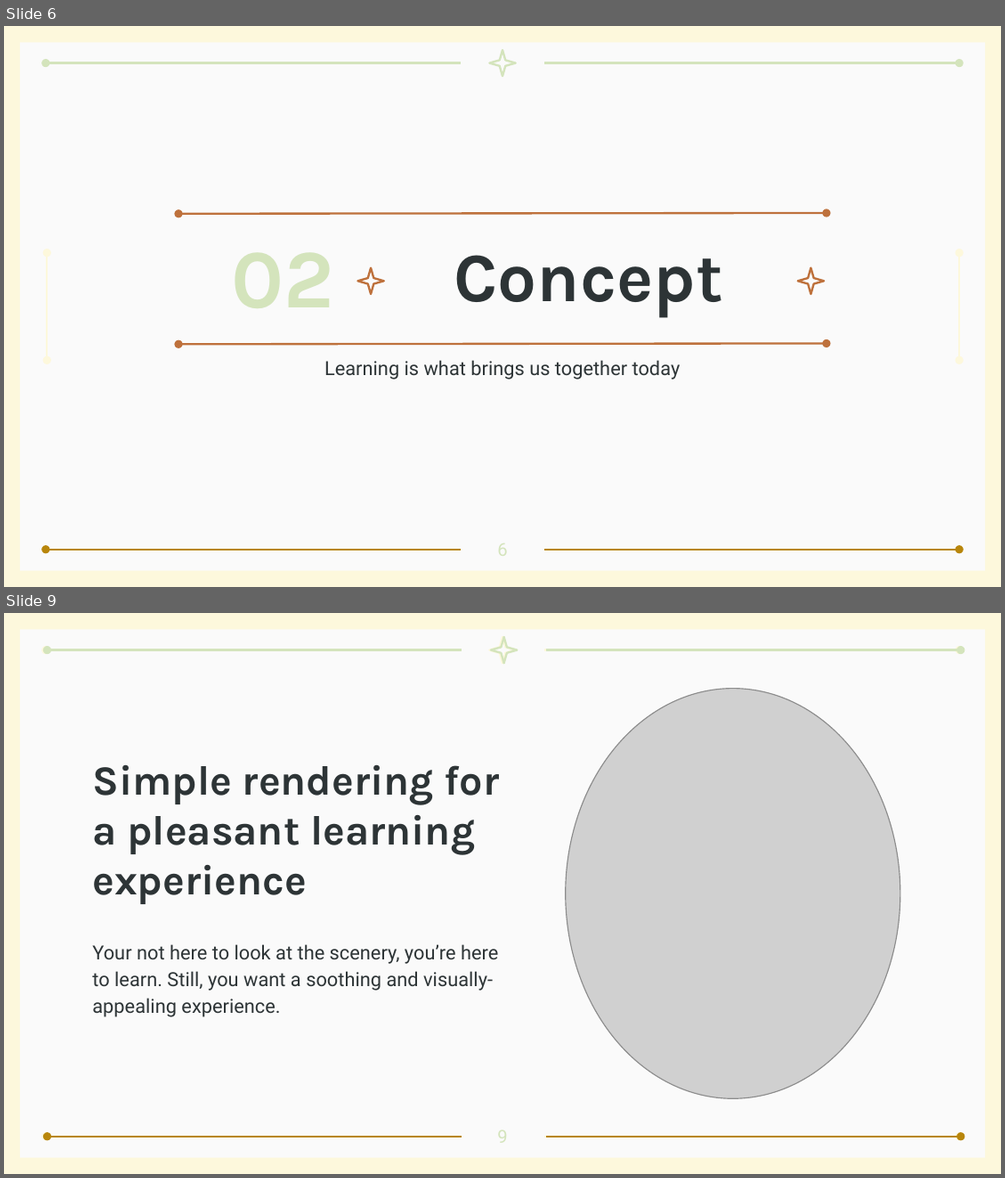
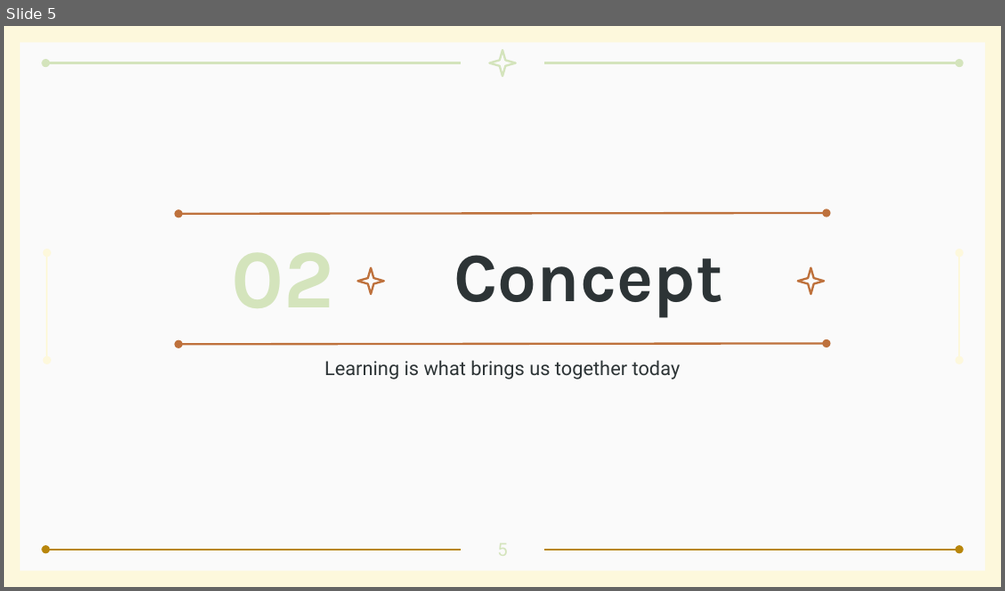
Before and after one commit to antoninast/deckster, a slide deck: resources/Project Presentation.pptx. Shown one above the other, each under a label of ours: slides 6 and 9 before the commit, slide 5 after it; the slides between them are not shown. The pictures are 1005x1178 and 1005x591 pixels, drawn with LibreOffice and Linux fonts; fonts in the diff are those of the drawing; grey boxes stand for pictures. Boxes give left, top, right and bottom in pixels: in the first picture for what was removed or moved away, otherwise in the second. Text is boxed around its words. In the diff, an @@ line names an element or a change of style, - is before the commit and + after.

```diff
--- a/resources/Project Presentation.pptx
+++ b/resources/Project Presentation.pptx
@@ slide 9 removed at box(4, 613, 1001, 1174), background #FDF8DC; not listed: 1 template element that a slide beside it also shows @@
@@ star removed at box(489, 637, 516, 663) @@
@@ star removed at box(491, 637, 517, 663) @@
@@ arrow removed from (461, 649) to (46, 649) @@
@@ arrow removed from (461, 649) to (47, 649) @@
@@ arrow removed from (544, 649) to (959, 649) @@
@@ arrow removed from (546, 649) to (961, 649) @@
@@ picture removed at box(566, 689, 900, 1098) @@
@@ title removed at box(92, 765, 500, 904) @@
-Simple rendering for a pleasant learning experience
@@ subtitle removed at box(92, 944, 498, 1017) @@
-Your not here to look at the scenery, you’re here to learn. Still, you want a soothing and visually-appealing experience.
@@ arrow removed from (461, 1136) to (46, 1136) @@
@@ arrow removed from (461, 1136) to (47, 1136) @@
@@ arrow removed from (544, 1136) to (959, 1136) @@
@@ arrow removed from (546, 1136) to (961, 1136) @@
@@ what was slide 6 is now slide 5 @@
```
Also in this commit, not shown: 6 slides changed, 6 slides added, 18 other slides removed, 1 other file.
